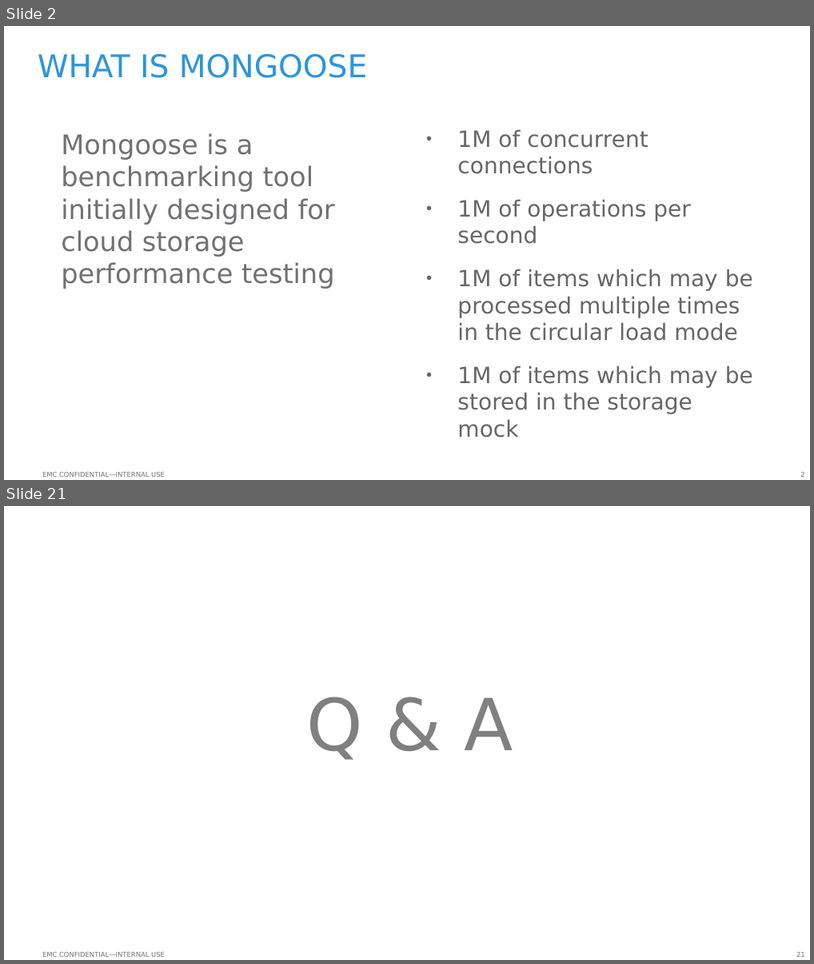
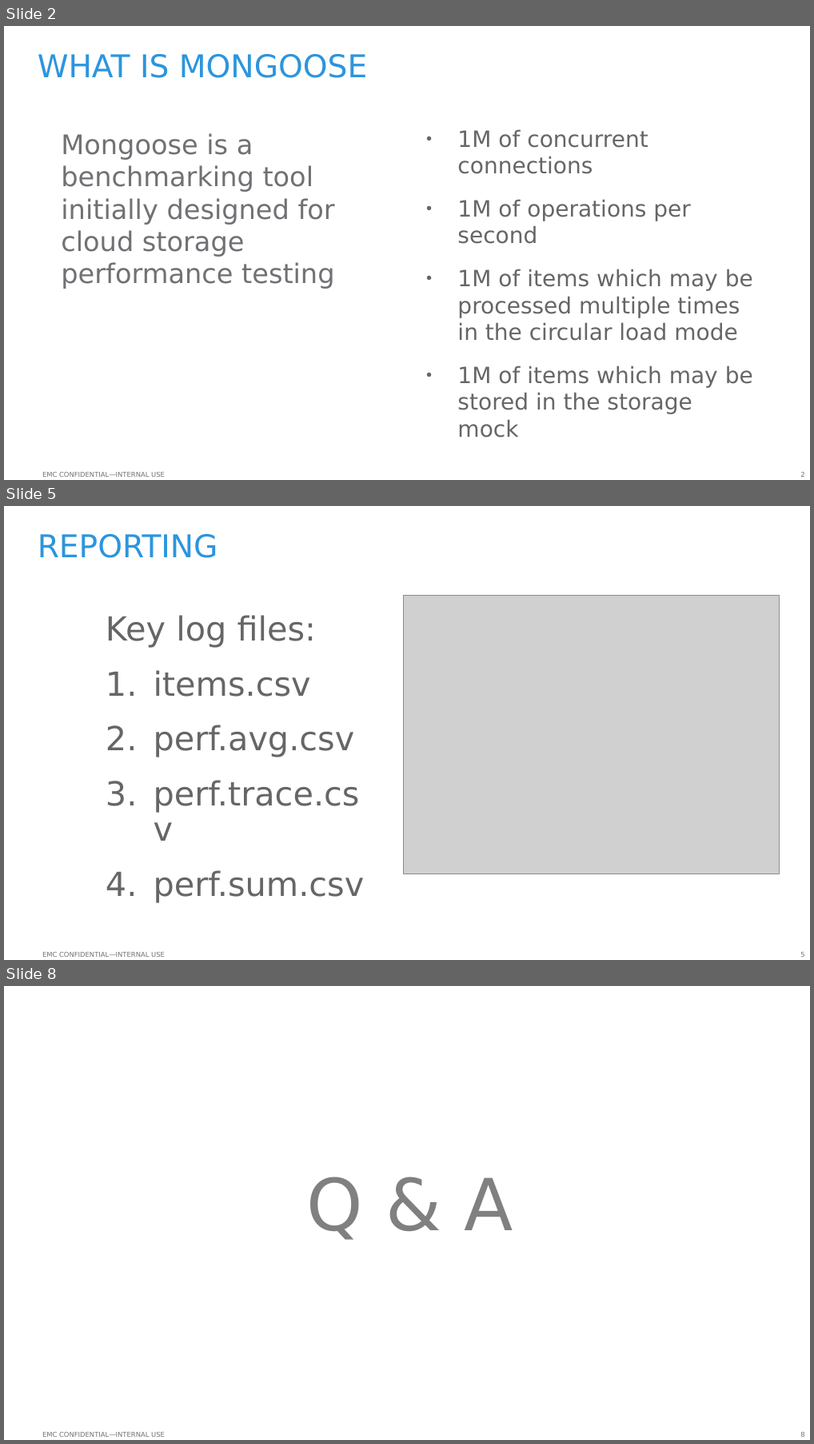
Before and after one commit to emc-mongoose/mongoose, a slide deck: doc/emcmongoosev2.odp. Shown one above the other, each under a label of ours: slides 2 and 21 before the commit, slides 2, 5 and 8 after it; the slides between them are not shown. The pictures are 814x964 and 814x1444 pixels, drawn with LibreOffice and Linux fonts; fonts in the diff are those of the drawing; grey boxes stand for pictures; background and template pictures are left out. Boxes give left, top, right and bottom in pixels: in the first picture for what was removed or moved away, otherwise in the second. Text is boxed around its words. In the diff, an @@ line names an element or a change of style, - is before the commit and + after.

```diff
--- a/doc/emcmongoosev2.odp
+++ b/doc/emcmongoosev2.odp
@@ slide 5 added at bbox=[4, 506, 810, 960], background #FFFFFF; not listed: 2 template elements that a slide beside it also shows @@
@@ title added at bbox=[38, 534, 218, 558], 28 pt, text #2C95DD @@
+REPORTING
@@ picture added at bbox=[404, 595, 780, 874] @@
@@ text added at bbox=[106, 615, 365, 903], 29.6 pt, text #666666 @@
+Key log files:
+  1. items.csv
+  2. perf.avg.csv
+  3. perf.trace.csv
+  4. perf.sum.csv
@@ what was slide 21 is now slide 8 @@
@@ page number at bbox=[801, 1432, 805, 1436]: text changed @@
-21
+8
```
Also in this commit, not shown: 2 slides changed, 2 other slides added, 16 slides removed, 6 other files.
